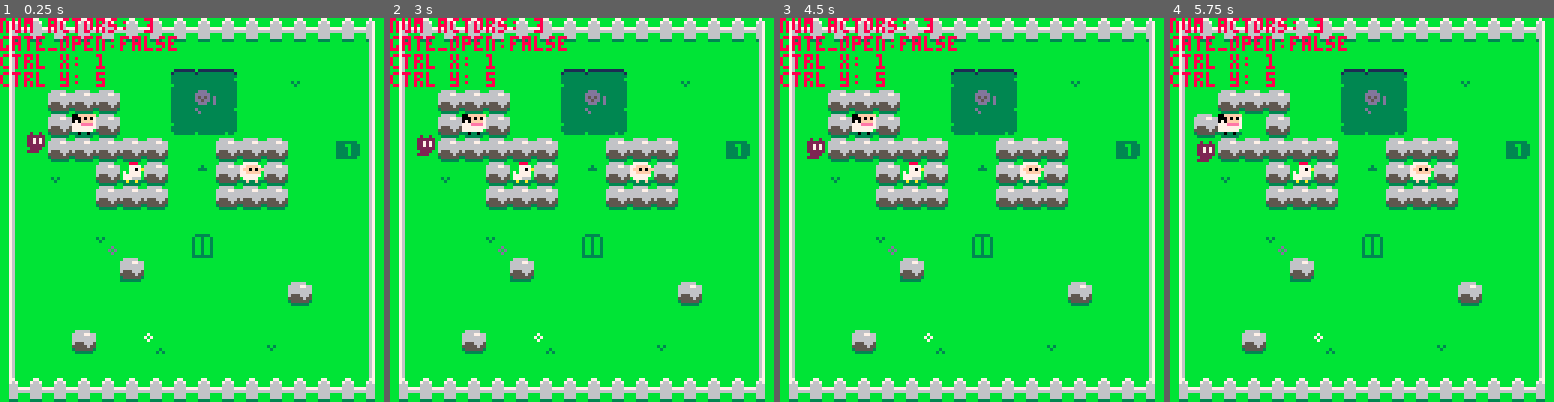
Above: before the commit, frames 1-4 (left to right).
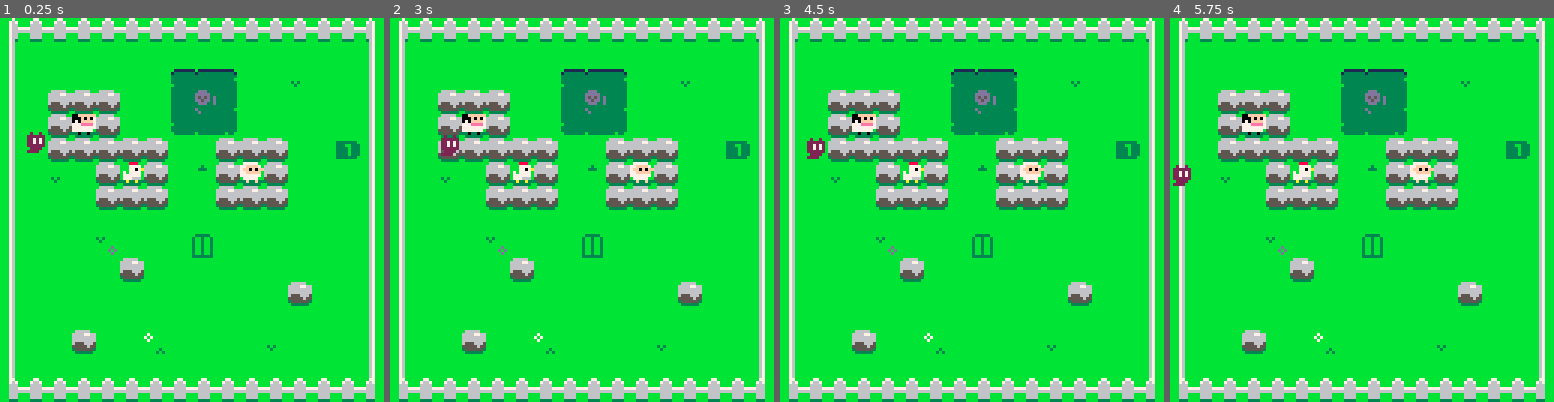
Above: after the commit, the same moments.

Repository: ethanmuller/gmtk-2020-jam
Game: PICO-8 cartridge ooc.p8
Two runs of this game, one before a commit and one after it. Both use one fixed random seed, a clock stepped at 60 frames per second and the inputs below.
Inputs:
- Up to frame 1 (0.25 s): no input
- Up to frame 2 (3 s): tap X (X key) at 0.33, 1.07, 1.85, 2.97 s; tap O (Z key) at 0.7, 1.7, 2.1, 2.5, 2.9 s; hold Right 1.6-2.1 s; hold Up 2.15-2.42 s; hold Right from 2.47 s (still down)
- Up to frame 3 (4.5 s): release Right at 3.03 s; hold Left 3.08-3.58 s; tap O (Z key) at 3.3, 3.7, 4.1 s; hold Down 3.63-3.97 s; hold Right from 4.02 s (still down); tap X (X key) at 4.08 s
- Up to frame 4 (5.75 s): tap O (Z key) every 0.4 s from 4.5 to 5.7 s; release Right at 4.68 s; hold Up 4.73-5.03 s; hold Left 5.08-5.68 s; tap X (X key) at 5.2 s; hold Down from 5.73 s (still down)

The runs differ from the first frame. In frame 1, 2.1% of the frame differs, in the area x 0-47%, y 0-69%; in frame 2, 2.5%; in frame 3, 2.1%; in frame 4, 3.5%.

Commit message:
Reset from any state

Diff:
--- a/ooc.p8
+++ b/ooc.p8
@@ -2,292 +2,13 @@
 version 29
 __lua__
 
-dbg = true
+dbg = false
 
 ctrl = {
   out = false,
 }
 
-asdsad = 0
-
--- time
-t = 0
-
--- game state
-gs = {}
-gs.map = 0
-
--- game mode
--- 0: title
--- 1: gameplay
--- 2: gameplay won stage
--- 3: ???
-gs.mode = 1
-
--- sfx
-snd = {
-  step=0,
-  thump=1,
-  out_of_control=2,
-  in_control=3,
-  blip=4,
-  chime=5,
-  nope=6,
-  push=7,
-}
-
-tunes = {
-  ambient=0,
-  sheep_theme=1,
-  b=2,
-  c=3,
-  d=4,
-}
-
-function actor_i_at_cell(x,y)
-  for i,a in ipairs(actors) do
-    if a.x == x and a.y == y then
-      return i
-    end
-  end
-  return nil
-end
-
-function actor_at_cell(x,y)
-  for i,a in ipairs(actors) do
-    if a.x == x and a.y == y then
-      return a
-    end
-  end
-  return nil
-end
-
-function item_at_cell(x,y)
-  for i,a in ipairs(items) do
-    if a.x == x and a.y == y then
-      return a
-    end
-  end
-  return nil
-end
-
-function set_ctrl(i, x, y)
-  if i > 0 then
-    ctrl.target = i
-    ctrl.out = false
-
-    local a = actors[i]
-
-    a.controlled = true
-
-    sfx(snd["in_control"])
-
-    music(tunes[a.music])
-  else
-    local a = actors[ctrl.target]
-
-    ctrl.out = true
-    ctrl.x = x or actors[ctrl.target].x
-    ctrl.y = y or actors[ctrl.target].y
-
-    if a then
-      actors[ctrl.target].controlled = false
-    end
-
-    sfx(snd["out_of_control"])
-
-    music(tunes["ambient"])
-  end
-end
-
-function move_animal(a, x, y)
-  a.time_at_last_move = t
-
-  local target_x = a.x + (x or 0)
-  local target_y = a.y + (y or 0)
-
-  local map_sprite = mget(target_x, target_y)
-  local map_flag = fget(map_sprite)
-
-
-  local actor_in_cell = actor_at_cell(target_x, target_y)
-  local item_in_cell = item_at_cell(target_x, target_y)
-
-  -- if wall is solid...
-  if map_flag == 1 then
-    -- prevent movement
-    target_x = a.x
-    target_y = a.y
-    -- oof
-    sfx(snd["thump"])
-    return false
-  end
-
-  if actor_in_cell then
-    if actor_in_cell.s == library["chicken"].s then
-      local dx = target_x - a.x
-      local dy = target_y - a.y
-      local move = move_animal(actor_in_cell, dx, dy)
-      if (move==false) then
-        target_x = a.x
-        target_y = a.y
-      end
-    else
-      -- prevent movement
-      target_x = a.x
-      target_y = a.y
-      -- oof
-      sfx(snd["thump"])
-      return false
-    end
-  end
-  -- if player move item...
-  -- if player move item...
-  if item_in_cell then
-    if item_in_cell.s == library["rock"].s then
-      if(a.s == library["chicken"].s) then
-        target_x = a.x
-        target_y = a.y
-
-        sfx(snd["thump"])
-        return false
-      else
-        if(a.controlled == true or a.s == library["cow"].s) then
-          local dx = target_x - a.x
-          local dy = target_y - a.y
-          local move = move_item(item_in_cell, dx, dy)
-          if (move==false) then
-            target_x = a.x
-            target_y = a.y
-          end
-        else
-          target_x = a.x
-          target_y = a.y
-
-          sfx(snd["thump"])
-          return false
-        end
-      end
-    end
-  end
-
-  -- if player should move...
-  if a.x != target_x or
-  a.y != target_y then
-    a.x = target_x
-    a.y = target_y
-    sfx(snd["step"])
-  end
-
-  return true
-end
-
-function move_item(item, x, y)
-  local target_x = item.x + (x or 0)
-  local target_y = item.y + (y or 0)
-
-  local map_sprite = mget(target_x, target_y)
-  local map_flag = fget(map_sprite)
-
-  local actor_in_cell = actor_at_cell(target_x, target_y)
-  local item_in_cell = item_at_cell(target_x, target_y)
-
-
-  -- if wall is solid...
-  if map_flag == 1 or item_in_cell then
-    -- prevent movement
-    target_x = item.x
-    target_y = item.y
-    -- oof
-    sfx(snd["thump"])
-
-    return false
-  end
-  if actor_in_cell then
-    -- prevent movement
-    target_x = item.x
-    target_y = item.y
-    -- oof
-    sfx(snd["thump"])
-
-    return false
-  end
-
-  if item.x != target_x or
-  item.y != target_y then
-    item.x = target_x
-    item.y =  target_y
-  end
-
-  sfx(snd["push"])
-  return true
-end
-
-function win_stage()
-  gs.mode = 2
-  ctrl.out = false
-  sfx(snd["chime"])
-  music(-1)
-end
-
-function get_input()
-  if ctrl.out then
-    -- ghost movement
-    if btnp(⬅️) then ctrl.x -= 1 end
-    if btnp(➡️) then ctrl.x += 1 end
-    if btnp(⬆️) then ctrl.y -= 1 end
-    if btnp(⬇️) then ctrl.y += 1 end
-
-    if btnp(⬅️) or
-      btnp(➡️) or
-      btnp(⬆️) or
-      btnp(⬇️) then
-
-      sfx(snd["blip"])
-    end
-
-    if btnp(❎) then
-      -- reset any changes to map
-      reload(0x2000, 0x2000, 0x1000)
-
-      load_map(gs.map)
-    end
-
-    if btnp(🅾️) then
-      local i = actor_i_at_cell(ctrl.x, ctrl.y)
-      if i then
-          set_ctrl(i)
-      else
-        sfx(snd["nope"])
-      end
-    end
-
-    -- check for win
-    if mget(ctrl.x, ctrl.y) == 12 and gs.gate_open then
-      win_stage()
-    end
-
-  else
-    -- animal movement
-    local a = actors[ctrl.target]
-    local dx, dy
-
-    if btnp(⬅️) then dx = -1 end
-    if btnp(➡️) then dx =  1 end
-    if btnp(⬆️) then dy = -1 end
-    if btnp(⬇️) then dy =  1 end
-
-    if dx or dy then
-      move_animal(a, dx, dy)
-    end
-
-    if btnp(🅾️) then
-      set_ctrl(0)
-    end
-  end
-
-end
-
+-- entity library
 library = {
   sheep = {
     s=96,
@@ -306,20 +27,305 @@
   },
   rock = {
     s=113,
+    name="rock",
   },
   demon = {
     s=64,
+    name="demon",
   },
   grass = {
     s=182,
+    name="grass",
   },
   gate = {
     s=12,
-  },
-  hidden_gate = {
-    s=114,
+    name="gate",
   }
 }
+
+-- sfx
+snd = {
+  step=0,
+  thump=1,
+  out_of_control=2,
+  in_control=3,
+  blip=4,
+  chime=5,
+  nope=6,
+  push=7,
+  thunder=8,
+  elevator=9,
+}
+
+tunes = {
+  ambient=0,
+  sheep_theme=1,
+  gate_open=6,
+}
+
+
+-- time
+t = 0
+
+-- game state
+gs = {}
+gs.map = 0
+
+-- game mode
+-- 0: title
+-- 1: gameplay
+-- 2: gameplay won stage
+-- 3: ???
+gs.mode = 1
+function actor_i_at_cell(x,y)
+  for i,a in ipairs(actors) do
+    if a.x == x and a.y == y then
+      return i
+    end
+  end
+  return nil
+end
+
+function actor_at_cell(x,y)
+  for i,a in ipairs(actors) do
+    if a.x == x and a.y == y then
+      return a
+    end
+  end
+  return nil
+end
+
+function item_at_cell(x,y)
+  for i,a in ipairs(items) do
+    if a.x == x and a.y == y then
+      return a
+    end
+  end
+  return nil
+end
+
+function set_ctrl(i, x, y)
+  if i > 0 then
+    ctrl.target = i
+    ctrl.out = false
+
+    local a = actors[i]
+
+    a.controlled = true
+
+    sfx(snd["in_control"])
+
+    if not gs.gate_open then
+      music(tunes[a.music])
+    end
+
+  else
+    local a = actors[ctrl.target]
+
+    ctrl.out = true
+    ctrl.x = x or actors[ctrl.target].x
+    ctrl.y = y or actors[ctrl.target].y
+
+    if a then
+      actors[ctrl.target].controlled = false
+    end
+
+    sfx(snd["out_of_control"])
+
+    if not gs.gate_open then
+      music(tunes["ambient"])
+    end
+  end
+end
+
+function move_animal(a, x, y)
+  a.time_at_last_move = t
+
+  local target_x = a.x + (x or 0)
+  local target_y = a.y + (y or 0)
+
+  local map_sprite = mget(target_x, target_y)
+  local map_flag = fget(map_sprite)
+
+
+  local actor_in_cell = actor_at_cell(target_x, target_y)
+  local item_in_cell = item_at_cell(target_x, target_y)
+
+  -- if wall is solid...
+  if map_flag == 1 then
+    -- prevent movement
+    target_x = a.x
+    target_y = a.y
+    -- oof
+    sfx(snd["thump"])
+    return false
+  end
+
+  if actor_in_cell then
+    if actor_in_cell.s == library["chicken"].s then
+      local dx = target_x - a.x
+      local dy = target_y - a.y
+      local move = move_animal(actor_in_cell, dx, dy)
+      if (move==false) then
+        target_x = a.x
+        target_y = a.y
+      end
+    else
+      -- prevent movement
+      target_x = a.x
+      target_y = a.y
+      -- oof
+      sfx(snd["thump"])
+      return false
+    end
+  end
+  -- if player move item...
+  -- if player move item...
+  if item_in_cell then
+    if item_in_cell.s == library["rock"].s then
+      if(a.s == library["chicken"].s) then
+        target_x = a.x
+        target_y = a.y
+
+        sfx(snd["thump"])
+        return false
+      else
+        if(a.controlled == true or a.s == library["cow"].s) then
+          local dx = target_x - a.x
+          local dy = target_y - a.y
+          local move = move_item(item_in_cell, dx, dy)
+          if (move==false) then
+            target_x = a.x
+            target_y = a.y
+          end
+        else
+          target_x = a.x
+          target_y = a.y
+
+          sfx(snd["thump"])
+          return false
+        end
+      end
+    end
+  end
+
+  -- if player should move...
+  if a.x != target_x or
+  a.y != target_y then
+    a.x = target_x
+    a.y = target_y
+    sfx(snd["step"])
+  end
+
+  return true
+end
+
+function move_item(item, x, y)
+  local target_x = item.x + (x or 0)
+  local target_y = item.y + (y or 0)
+
+  local map_sprite = mget(target_x, target_y)
+  local map_flag = fget(map_sprite)
+
+  local actor_in_cell = actor_at_cell(target_x, target_y)
+  local item_in_cell = item_at_cell(target_x, target_y)
+
+
+  -- if wall is solid...
+  if map_flag == 1 or item_in_cell then
+    -- prevent movement
+    target_x = item.x
+    target_y = item.y
+    -- oof
+    sfx(snd["thump"])
+
+    return false
+  end
+  if actor_in_cell then
+    -- prevent movement
+    target_x = item.x
+    target_y = item.y
+    -- oof
+    sfx(snd["thump"])
+
+    return false
+  end
+
+  if item.x != target_x or
+  item.y != target_y then
+    item.x = target_x
+    item.y =  target_y
+  end
+
+  sfx(snd["push"])
+  return true
+end
+
+function win_stage()
+  gs.mode = 2
+  ctrl.out = false
+  sfx(snd["chime"])
+end
+
+function get_input()
+  if btnp(❎) then
+    -- reset any changes to map
+    reload(0x2000, 0x2000, 0x1000)
+
+    load_map(gs.map)
+  end
+
+  if ctrl.out then
+    -- ghost movement
+    if btnp(⬅️) then ctrl.x -= 1 end
+    if btnp(➡️) then ctrl.x += 1 end
+    if btnp(⬆️) then ctrl.y -= 1 end
+    if btnp(⬇️) then ctrl.y += 1 end
+
+    if btnp(⬅️) or
+      btnp(➡️) or
+      btnp(⬆️) or
+      btnp(⬇️) then
+
+      sfx(snd["blip"])
+    end
+
+    if btnp(🅾️) then
+      local i = actor_i_at_cell(ctrl.x, ctrl.y)
+      if i then
+          set_ctrl(i)
+      else
+        sfx(snd["nope"])
+      end
+    end
+
+    -- check for win
+    local item = item_at_cell(ctrl.x, ctrl.y)
+
+    if item and item.name == "gate" and gs.gate_open then
+      win_stage()
+    end
+
+  else
+    -- animal movement
+    local a = actors[ctrl.target]
+    local dx, dy
+
+    if btnp(⬅️) then dx = -1 end
+    if btnp(➡️) then dx =  1 end
+    if btnp(⬆️) then dy = -1 end
+    if btnp(⬇️) then dy =  1 end
+
+    if dx or dy then
+      move_animal(a, dx, dy)
+    end
+
+    if btnp(🅾️) then
+      set_ctrl(0)
+    end
+  end
+
+end
 
 function load_map(i)
   -- clear out all actors
@@ -381,7 +387,7 @@
         mset(i, j, library["grass"].s)
       end
 
-      if current_cell == library["hidden_gate"].s then
+      if current_cell == library["rock"].s then
         local r = clone_table(library["rock"])
         r.x = i
         r.y = j
@@ -389,12 +395,23 @@
         add(items, r)
 
         -- remove from map
-        mset(i, j, library["gate"].s)
+        mset(i, j, library["grass"].s)
       end
 
       if current_cell == library["demon"].s then
         -- put demon here
         set_ctrl(0, i, j)
+
+        -- remove from map
+        mset(i, j, library["grass"].s)
+      end
+
+      if current_cell == library["gate"].s then
+        local r = clone_table(library["gate"])
+        r.x = i
+        r.y = j
+
+        add(items, r)
 
         -- remove from map
         mset(i, j, library["grass"].s)
@@ -441,7 +458,22 @@
 end
 
 function update_gate()
+  local gate_was_open = gs.gate_open
+
   gs.gate_open = should_gate_open()
+
+  local gate_did_change = (gs.gate_open ~= gate_was_open) and not (gate_was_open == nil)
+
+  if gate_did_change then
+    if gs.gate_open then
+      sfx(snd["thunder"], 3)
+      music(tunes["gate_open"])
+    else
+      sfx(snd["nope"])
+      music(-1)
+    end
+  end
+
 end
 
 function update_gameplay()
@@ -466,7 +498,16 @@
   palt(11, true)
 
   for i,item in ipairs(items) do
-    spr(item.s, item.x * 8, item.y * 8)
+    if item.name == "gate" then
+      local offset = 0
+      if gs.gate_open then
+        offset = 1
+        offset += (t/4) % 3
+      end
+      spr(item.s + offset, item.x * 8, item.y * 8)
+    else
+      spr(item.s, item.x * 8, item.y * 8)
+    end
   end
 
   for i,actor in ipairs(actors) do
@@ -486,6 +527,7 @@
 
     -- print("time: "..t)
     print("num actors: "..#actors)
+    print("num items: "..#items)
     print("gate_open:"..tostring(gs.gate_open))
     -- print("mget: "..asdf)
     if ctrl.out then
Not shown, changed: the music (__music__) section of ooc.p8
Not shown, changed: the sound effects (__sfx__) section of ooc.p8
